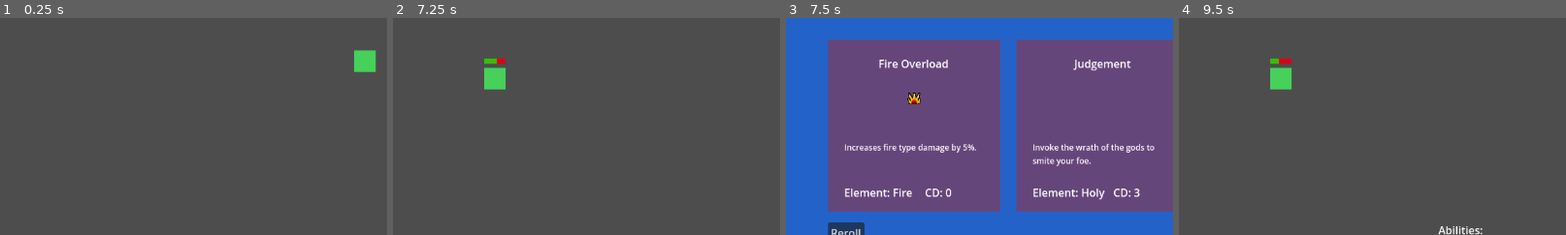
Above: before the commit, frames 1-4 (left to right).
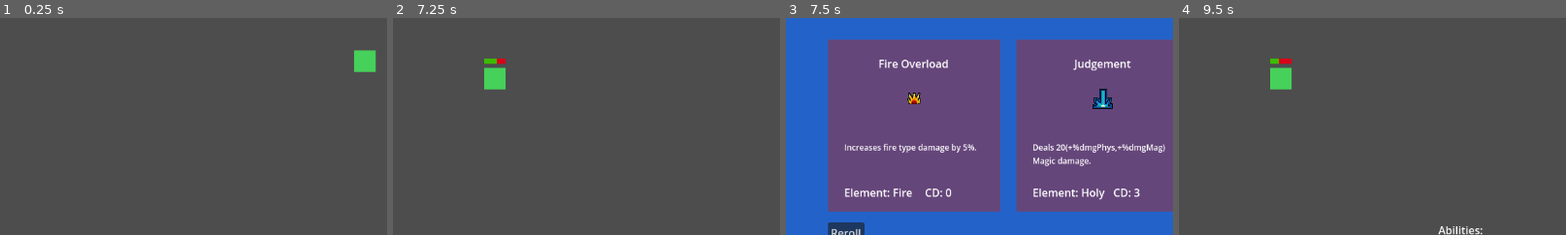
Above: after the commit, the same moments.

Repository: wildbeard/rpg
Game: Godot game, scene res://Scenes/SceneSwitcher.tscn
Two runs of this game, one before a commit and one after it. Both use one fixed random seed, a clock stepped at 60 frames per second and the inputs below.
Inputs (mouse positions are % of the whole screen's width and height, from its top left):
- Up to frame 1 (0.25 s): no input
- Up to frame 2 (7.25 s): click "Enter Battle" at 0.5 s; click "Slash" at 1.25 s; tap Enter (ui_accept) at 2, 2.27, 2.75, 3.02, 3.5, 4.52, 5, 5.27, 5.75, 6.02 s; move the mouse to (72, 45) at 2.02 s; hold D (move_right) 2.03-2.78 s; click (72, 45) at 2.17 s; move the mouse to (30, 55) at 2.77 s; hold S (move_down) 2.78-3.53 s; move the mouse to (60, 28) at 3.52 s; hold D (move_right) 3.53-4.28 s; move the mouse to (45, 70) at 4.27 s; hold W (move_up) 4.28-5.03 s; click (45, 70) at 4.42 s; move the mouse to (80, 65) at 5.02 s; hold A (move_left) 5.03-6.5 s; move the mouse to (20, 35) at 5.77 s; click "Fireball" at 6.5 s
- Up to frame 3 (7.5 s): tap Enter (ui_accept) at 7.25 s; move the mouse to (55, 50) at 7.27 s; hold S (move_down) from 7.28 s (still down); click (55, 50) at 7.42 s
- Up to frame 4 (9.5 s): release S (move_down) at 8 s; click "Confirm" at 8 s; move the mouse to (35, 25) at 8.77 s; hold D (move_right) from 8.78 s (still down); tap Enter (ui_accept) at 9.02 s
The pictures show only the part of the screen within x 0-50%, y 35-84%; the shares and areas given below are measured in that part.

Frames 1-2 are identical in both runs. In frame 3, 1.3% of the frame differs, in the area x 63-98%, y 32-69%; in frame 4, nothing differs.

Commit message:
Gave Judgment and icon and new desc text

Diff:
--- a/Resources/Abilities/judgement.tres
+++ b/Resources/Abilities/judgement.tres
@@ -1,17 +1,19 @@
-[gd_resource type="Resource" script_class="Ability" load_steps=2 format=3 uid="uid://cyng4t8odff46"]
+[gd_resource type="Resource" script_class="Ability" load_steps=3 format=3 uid="uid://cyng4t8odff46"]
 
+[ext_resource type="Texture2D" uid="uid://cuh3xjhtstpf4" path="res://Assets/Smite.png" id="1_iekby"]
 [ext_resource type="Script" path="res://Resources/Ability.gd" id="1_kag7o"]
 
 [resource]
 script = ExtResource("1_kag7o")
+icon = ExtResource("1_iekby")
 name = "Judgement"
-description = "Invoke the wrath of the gods to smite your foe."
+description = "Deals %bd(+%dmgPhys,+%dmgMag) %dt damage."
 ability_type = 0
 target_type = 0
 damage_type = 1
 element_type = 5
 cooldown = 3
-numberOfHits = 1
+number_of_hits = 1
 damage_base = 20
 damage_weap_modifier = 20.0
 damage_stat_type = Array[int]([0, 1])
Binary file added: Assets/Smite.png
Not shown, added: Assets/Smite.png.import
